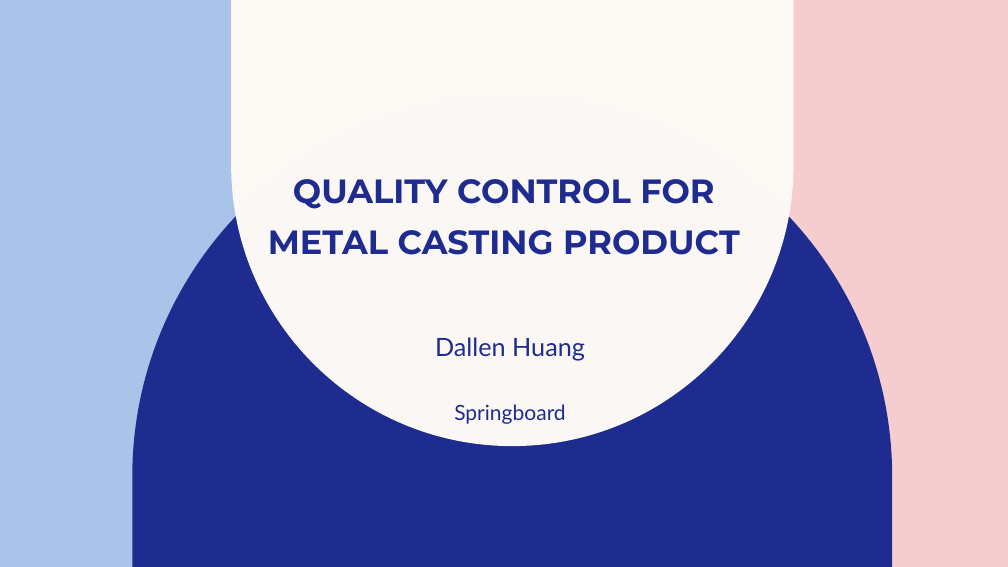
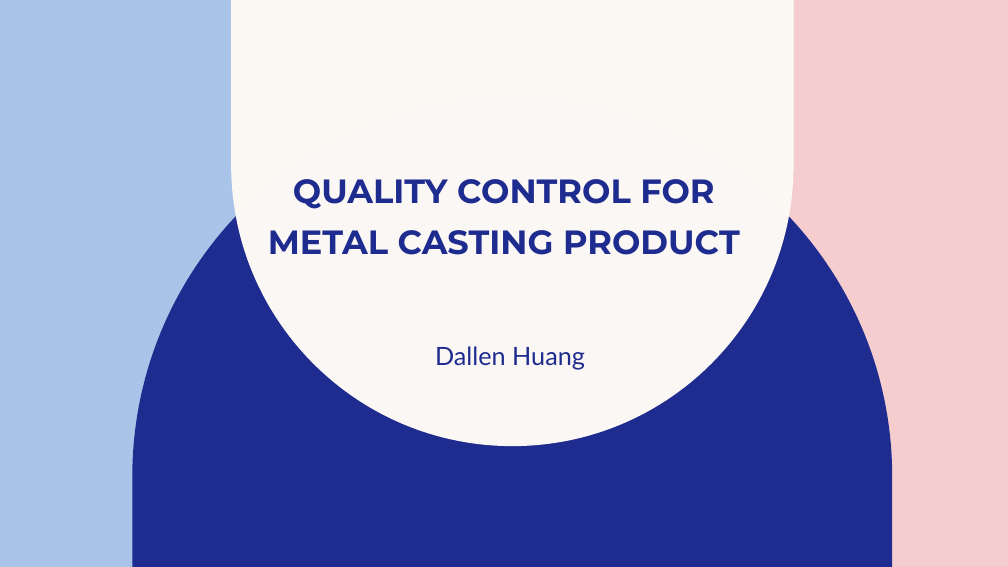
Before and after one commit to dallenwill/casting_quality_control, a slide deck: slide 1 of reports/cqc_5_presentation.pptx. Drawn at 1008x567 pixels with LibreOffice and Linux fonts; fonts in the diff are those of the drawing. Boxes give left, top, right and bottom in pixels: in the first picture for what was removed or moved away, otherwise in the second. Text is boxed around its words. In the diff, an @@ line names an element or a change of style, - is before the commit and + after.

```diff
--- a/reports/cqc_5_presentation.pptx
+++ b/reports/cqc_5_presentation.pptx
@@ subtitle "Dallen Huang": place and size @@
-subtitle "Dallen Huang" at [435, 337, 585, 424]
+subtitle "Dallen Huang" at [435, 346, 585, 369]
@@ subtitle at [454, 404, 565, 424]: paragraph removed @@
-Springboard
```
Also in this commit, not shown: 11 other slides changed, 4 other files.
